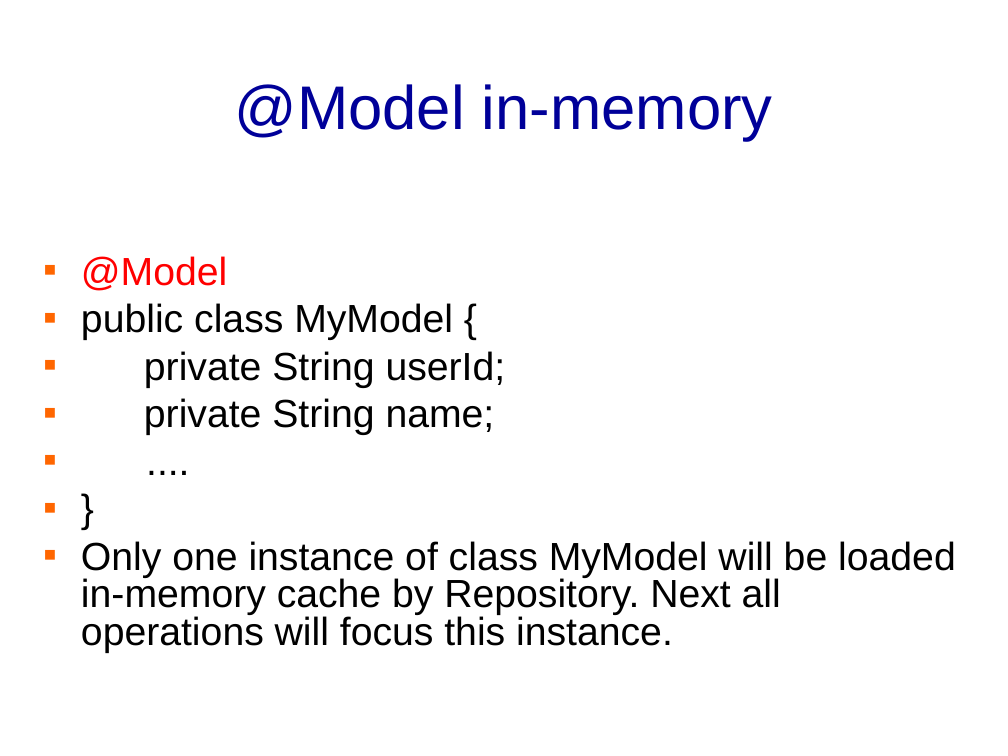
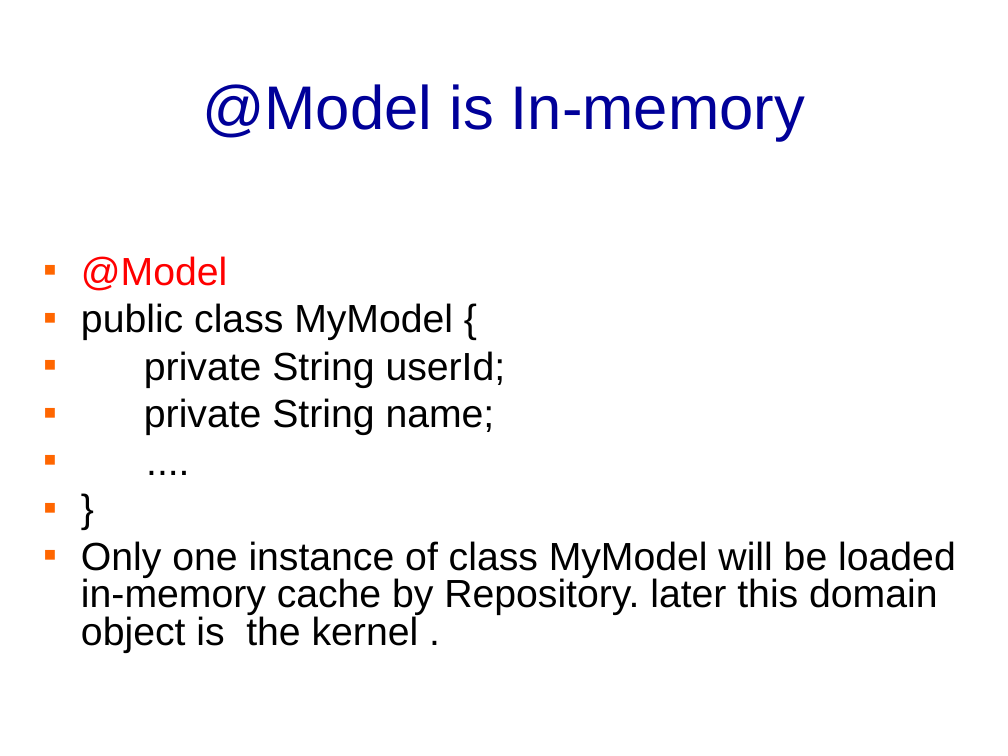
Before and after one commit to banq/banq.github.io, a slide deck: slide 15 of JdonFramework.ppt (slide 14 before the commit). Drawn at 1008x756 pixels with LibreOffice and Linux fonts; fonts in the diff are those of the drawing; background and template pictures are left out. Boxes give left, top, right and bottom in pixels: in the first picture for what was removed or moved away, otherwise in the second. Text is boxed around its words. In the diff, an @@ line names an element or a change of style, - is before the commit and + after.

```diff
--- a/JdonFramework.ppt
+++ b/JdonFramework.ppt
@@ title at (202, 84, 805, 141): text changed @@
-@Model in-memory
+@Model is In-memory
@@ text at (81, 541, 956, 653): text changed @@
-▪ Only one instance of class MyModel will be loaded in-memory cache by Repository. Next all operations will focus this instance.
+▪ Only one instance of class MyModel will be loaded in-memory cache by Repository. later this domain object is the kernel .
```
Also in this commit, not shown: 8 other slides changed, 5 slides added, 4 slides removed.
